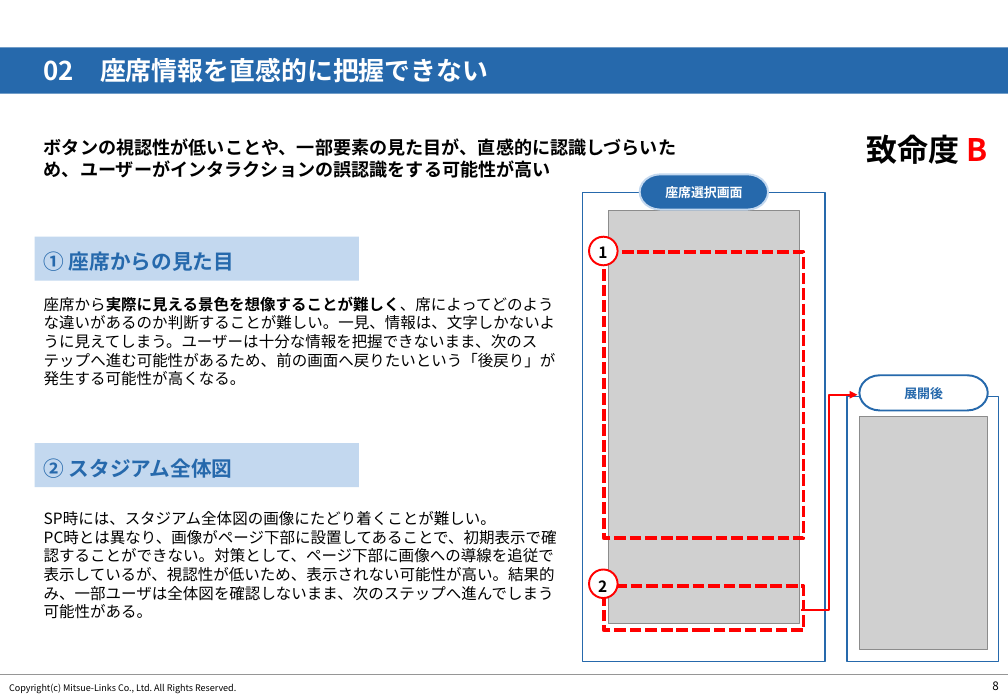
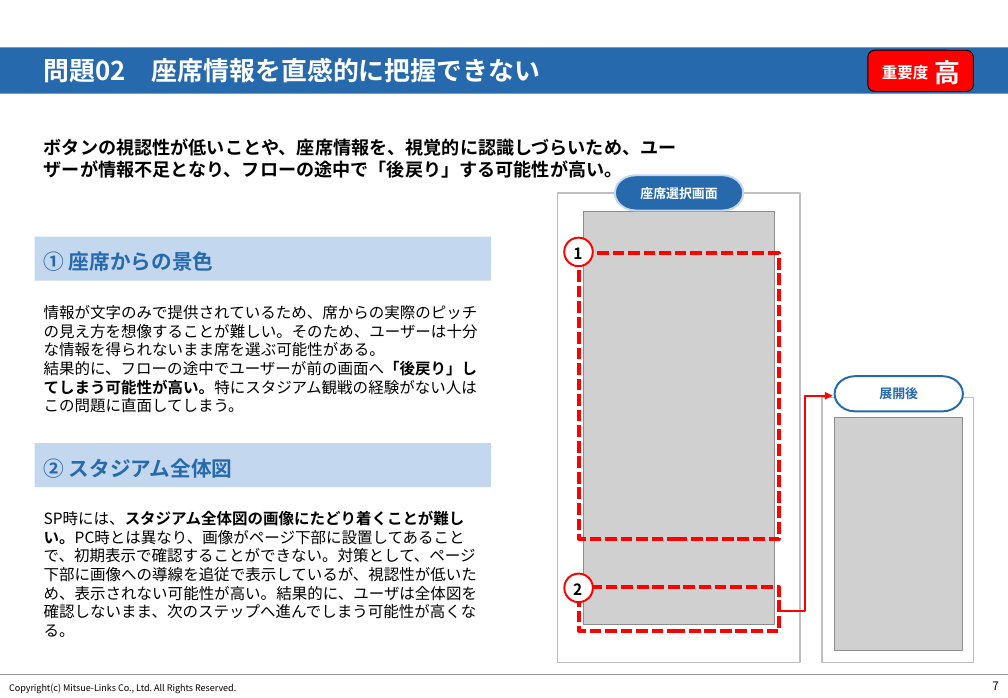
Before and after one commit to sakitama14/TheOdinProject, a slide deck: slide 8 of 調査報告書.pptx (slide 9 before the commit). Drawn at 1008x698 pixels with LibreOffice and Linux fonts; fonts in the diff are those of the drawing; grey boxes stand for pictures; background and template pictures are left out. Boxes give left, top, right and bottom in pixels: in the first picture for what was removed or moved away, otherwise in the second. Text is boxed around its words. In the diff, an @@ line names an element or a change of style, - is before the commit and + after.

```diff
--- a/調査報告書.pptx
+++ b/調査報告書.pptx
@@ text at (44, 58, 540, 83): text changed; font Arial to Noto Sans CJK JP @@
-02 座席情報を直感的に把握できない
+問題02 座席情報を直感的に把握できない
@@ rounded rectangle added at (868, 50, 974, 91), fill #FF0000, outline #000000 0.75 pt @@
@@ text added at (882, 62, 928, 82), 12 pt, text #FFFFFF, bold @@
+重要度
@@ text added at (935, 60, 961, 85), 20 pt, text #FFFFFF, bold @@
+高
@@ text at (44, 138, 677, 181): text changed @@
-ボタンの視認性が低いことや、一部要素の見た目が、直感的に認識しづらいため、ユーザーがインタラクションの誤認識をする可能性が高い
+ボタンの視認性が低いことや、座席情報を、視覚的に認識しづらいため、ユーザーが情報不足となり、フローの途中で「後戻り」する可能性が高い。
@@ text removed at (867, 134, 988, 164) @@
-致命度 B
@@ pill shape "座席選択画面" at (615, 175, 744, 210): font Roboto Condensed to Noto Sans CJK JP @@
@@ rectangle at (558, 194, 800, 663): outline #2669AC 1 pt to #BFBFBF 1 pt @@
@@ rectangle: place and size @@
-rectangle at (34, 236, 359, 280)
+rectangle at (34, 236, 491, 280)
@@ text at (44, 251, 213, 271): text changed @@
-① 座席からの見た目
+① 座席からの景色
@@ text at (44, 305, 478, 413): text changed @@
-座席から実際に見える景色を想像することが難しく、席によってどのような違いがあるのか判断することが難しい。一見、情報は、文字しかないように見えてしまう。ユーザーは十分な情報を把握できないまま、次のステップへ進む可能性があるため、前の画面へ戻りたいという「後戻り」が発生する可能性が高くなる。
+情報が文字のみで提供されているため、席からの実際のピッチの見え方を想像することが難しい。そのため、ユーザーは十分な情報を得られないまま席を選ぶ可能性がある。
+結果的に、フローの途中でユーザーが前の画面へ「後戻り」してしまう可能性が高い。特にスタジアム観戦の経験がない人はこの問題に直面してしまう。
@@ pill shape "展開後" at (835, 376, 963, 411): font Roboto Condensed to Noto Sans CJK JP @@
@@ rectangle at (823, 397, 974, 663): outline #2669AC 1 pt to #BFBFBF 1 pt @@
@@ 4 rectangles, 2 pictures, 2 pill shapes, 1 text, 1 elbow arrow, 1 ellipse: place and size @@
-4 rectangles, 2 pictures, 2 pill shapes, 1 text, 1 elbow arrow, 1 ellipse at (583, 174, 999, 662)
+4 rectangles, 2 pictures, 2 pill shapes, 1 text, 1 elbow arrow, 1 ellipse at (558, 175, 974, 663)
@@ rectangle: place and size @@
-rectangle at (34, 443, 359, 487)
+rectangle at (34, 443, 491, 487)
@@ text at (44, 510, 477, 637): text changed @@
-SP時には、スタジアム全体図の画像にたどり着くことが難しい。
-PC時とは異なり、画像がページ下部に設置してあることで、初期表示で確認することができない。対策として、ページ下部に画像への導線を追従で表示しているが、視認性が低いため、表示されない可能性が高い。結果的み、一部ユーザは全体図を確認しないまま、次のステップへ進んでしまう可能性がある。
+SP時には、スタジアム全体図の画像にたどり着くことが難しい。PC時とは異なり、画像がページ下部に設置してあることで、初期表示で確認することができない。対策として、ページ下部に画像への導線を追従で表示しているが、視認性が低いため、表示されない可能性が高い。結果的に、ユーザは全体図を確認しないまま、次のステップへ進んでしまう可能性が高くなる。
@@ text "2": place and size @@
-text "2" at (598, 580, 607, 592)
+text "2" at (573, 583, 582, 595)
@@ ellipse: place and size @@
-ellipse at (589, 570, 618, 598)
+ellipse at (564, 573, 593, 602)
@@ page number at (992, 681, 998, 690): text changed @@
-8
+7
```
Also in this commit, not shown: 13 other slides changed, 6 slides added, 2 slides removed, 1 other file.
